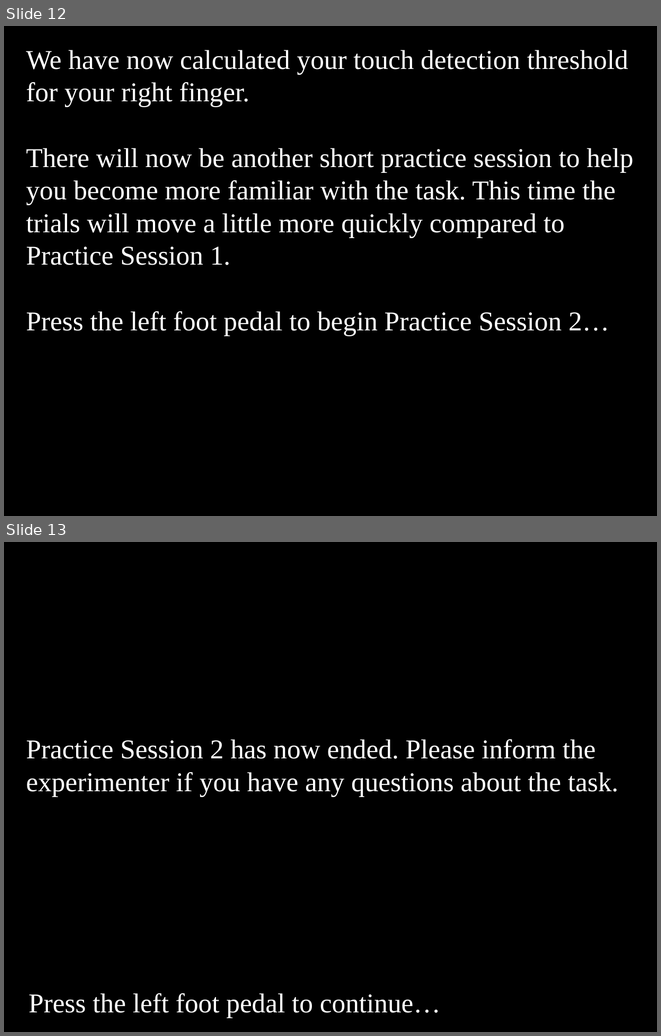
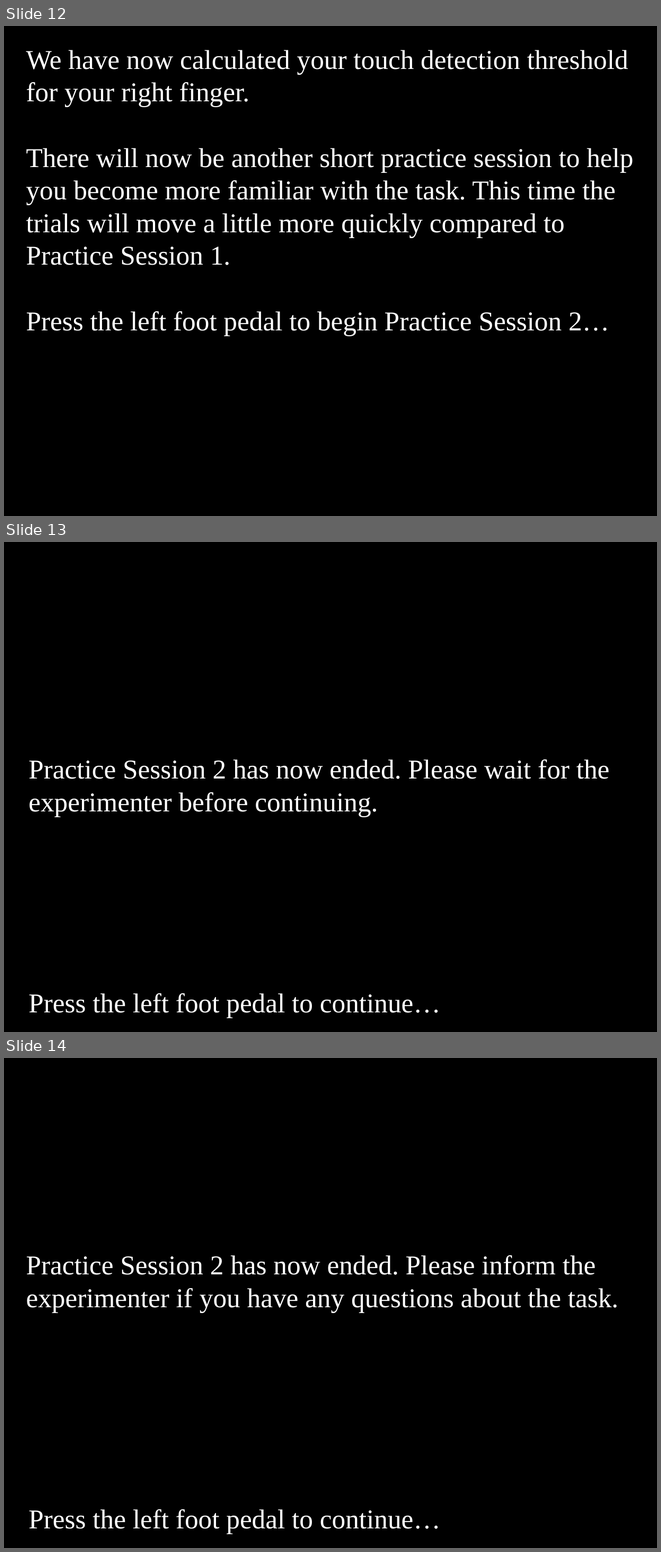
Before and after one commit to EmbodiedResearchLab/Vitality-Tactile-Detection, a slide deck: Stimuli/new/General instructions.pptx. Shown one above the other, each under a label of ours: slides 12 and 13 before the commit, slides 12, 13 and 14 after it. The pictures are 661x1036 and 661x1552 pixels, drawn with LibreOffice and Linux fonts; fonts in the diff are those of the drawing. Boxes give left, top, right and bottom in pixels: in the first picture for what was removed or moved away, otherwise in the second. Text is boxed around its words. In the diff, an @@ line names an element or a change of style, - is before the commit and + after.

```diff
--- a/Stimuli/new/General instructions.pptx
+++ b/Stimuli/new/General instructions.pptx
@@ slide 13 added at bbox=[4, 542, 657, 1032], background #000000 @@
@@ text added at bbox=[28, 759, 610, 817], 30 pt, text #FFFFFF @@
+Practice Session 2 has now ended. Please wait for the experimenter before continuing.
@@ text added at bbox=[28, 993, 441, 1018], 30 pt, text #FFFFFF @@
+Press the left foot pedal to continue…
@@ what was slide 13 is now slide 14 @@
```
Also in this commit, not shown: 2 other slides added, 11 other files.
